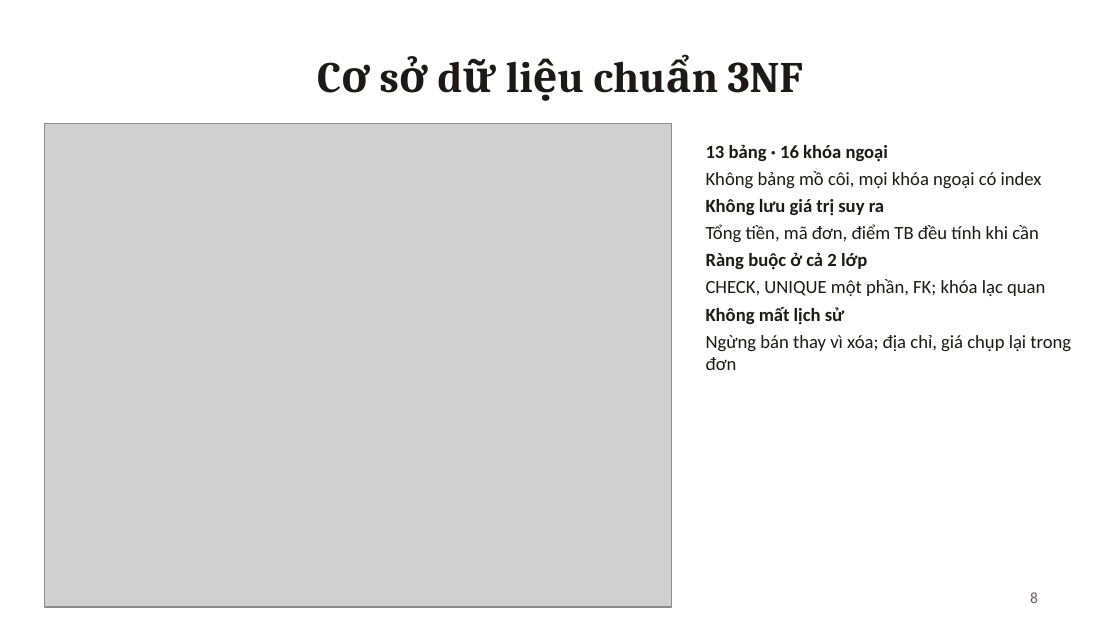
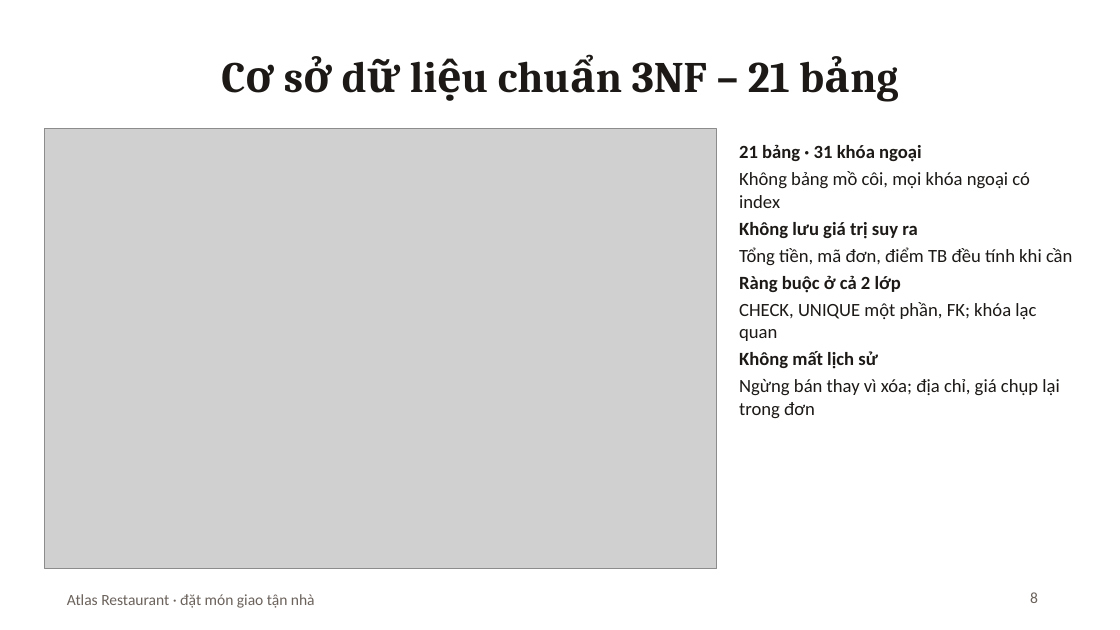
Before and after one commit to Anpham120/restaurant-ordering-mobile, a slide deck: slide 8 of docs/Slide_BTL_AtlasRestaurant.pptx. Drawn at 1120x630 pixels with LibreOffice and Linux fonts; fonts in the diff are those of the drawing; grey boxes stand for pictures. Boxes give left, top, right and bottom in pixels: in the first picture for what was removed or moved away, otherwise in the second. Text is boxed around its words. In the diff, an @@ line names an element or a change of style, - is before the commit and + after.

```diff
--- a/docs/Slide_BTL_AtlasRestaurant.pptx
+++ b/docs/Slide_BTL_AtlasRestaurant.pptx
@@ title at (632, 62, 790, 93): text changed @@
-Cơ sở dữ liệu chuẩn 3NF
+Cơ sở dữ liệu chuẩn 3NF – 21 bảng
@@ picture: place and size @@
-picture at (45, 123, 672, 607)
+picture at (45, 129, 717, 569)
@@ text at (739, 144, 921, 162): text changed @@
-13 bảng · 16 khóa ngoại
+21 bảng · 31 khóa ngoại
@@ text "21 bảng · 31 khóa ...": place and size @@
-text "21 bảng · 31 khóa ..." at (706, 144, 1071, 370)
+text "21 bảng · 31 khóa ..." at (739, 144, 1072, 418)
```
Also in this commit, not shown: 9 other slides changed, 4 slides added, 2 slides removed, 5 other files.
